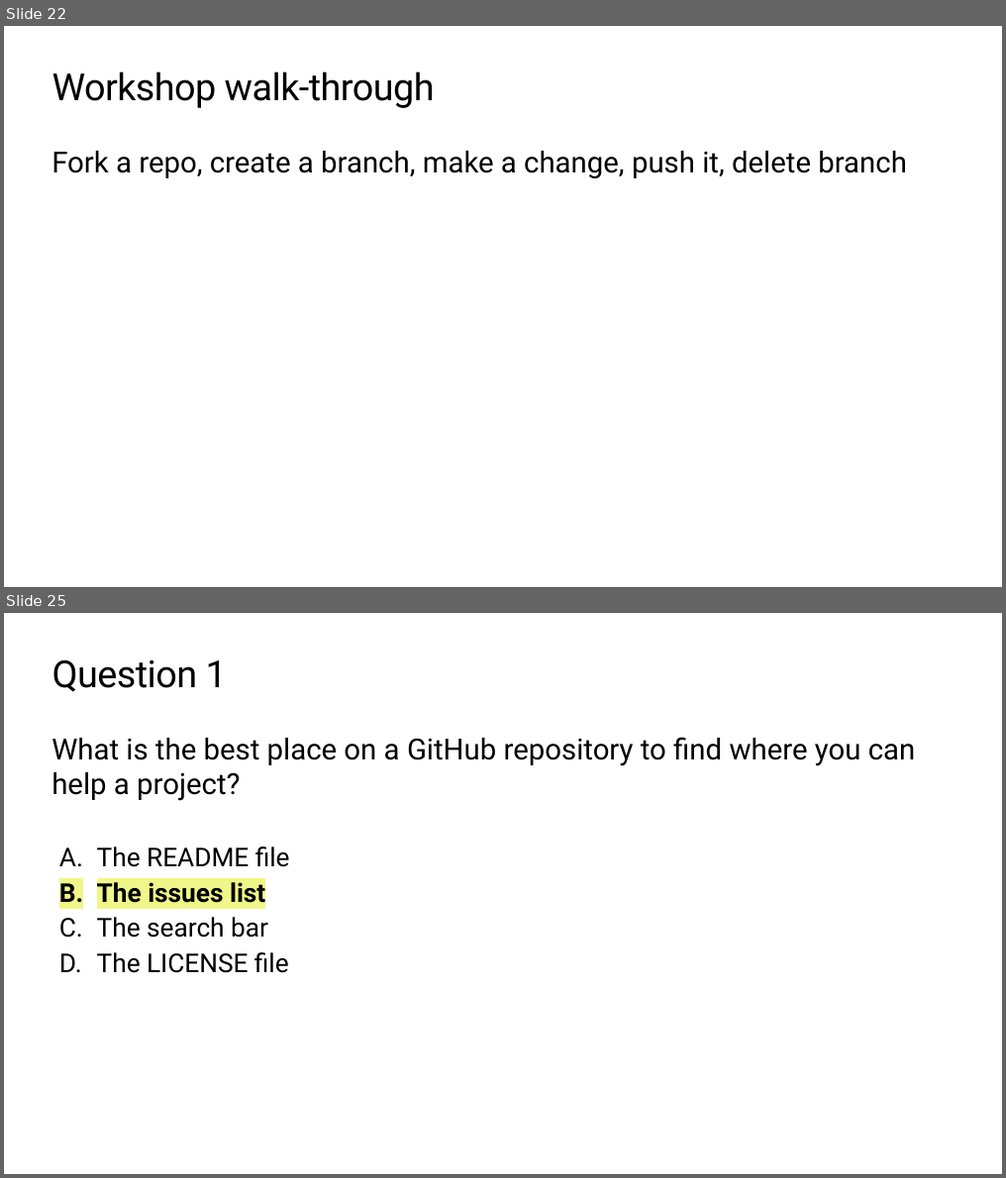
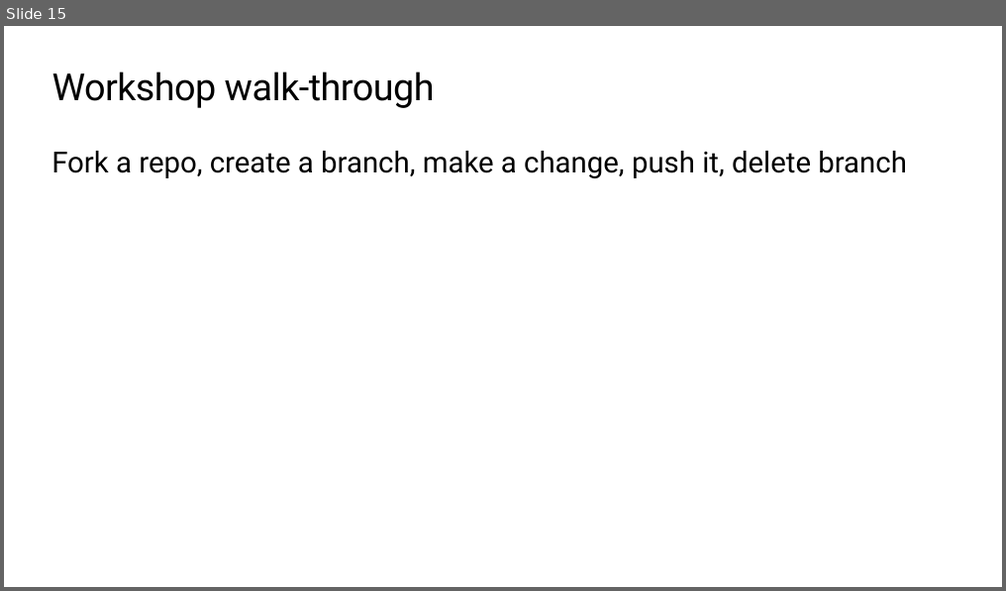
Before and after one commit to microsoft/workshop-library, a slide deck: learn-github/slides.pptx. Shown one above the other, each under a label of ours: slides 22 and 25 before the commit, slide 15 after it; the slides between them are not shown. The pictures are 1006x1178 and 1006x591 pixels, drawn with LibreOffice and Linux fonts; fonts in the diff are those of the drawing; background and template pictures are left out. Boxes give left, top, right and bottom in pixels: in the first picture for what was removed or moved away, otherwise in the second. Text is boxed around its words. In the diff, an @@ line names an element or a change of style, - is before the commit and + after.

```diff
--- a/learn-github/slides.pptx
+++ b/learn-github/slides.pptx
@@ slide 25 removed at (4,613,1002,1174), background #FFFFFF @@
@@ title removed at (53,660,227,692) @@
-Question 1
@@ text removed at (52,737,916,801) @@
-What is the best place on a GitHub repository to find where you can help a project?
@@ text removed at (97,847,290,973) @@
-  A. The README file
-  B. The issues list
-  C. The search bar
-  D. The LICENSE file
@@ what was slide 22 is now slide 15 @@
```
Also in this commit, not shown: 2 slides changed, 6 other slides removed, 1 other file.
